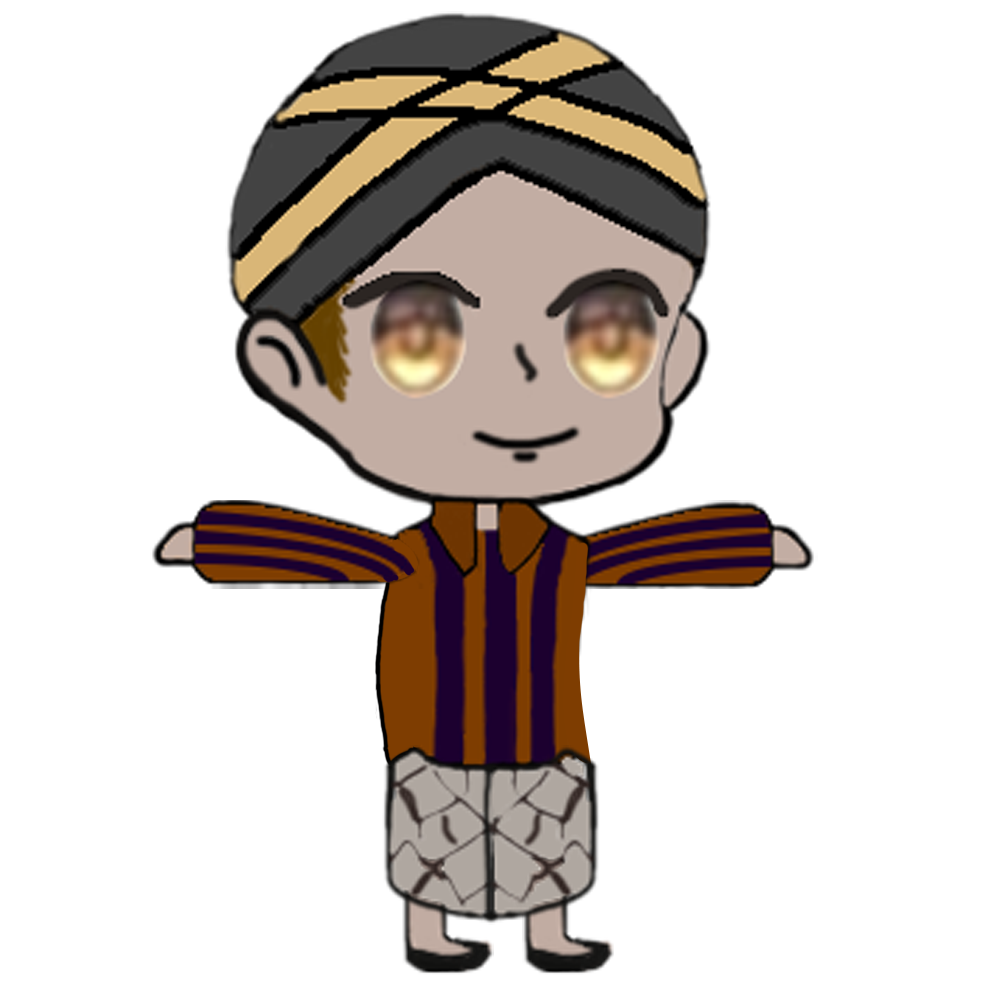
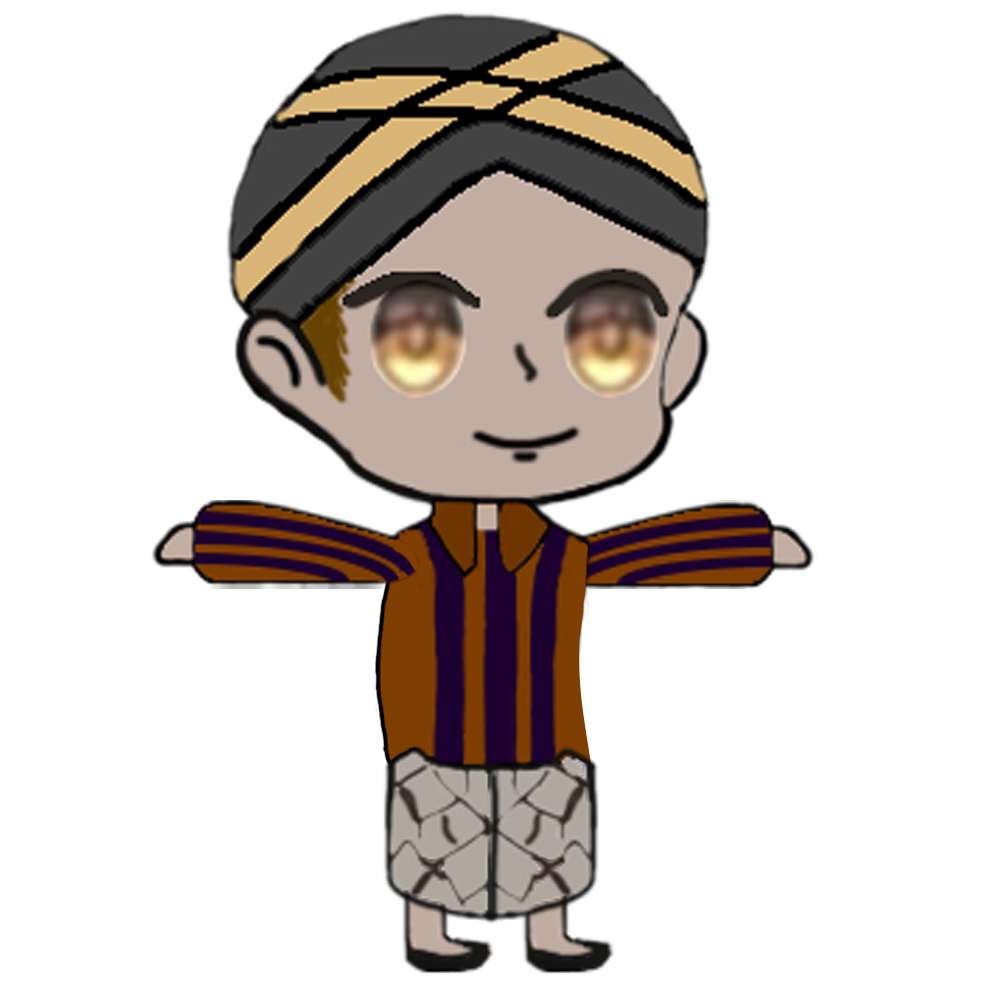
The second 1000px x 1000px image is a revision of the first. Changes to its layers:
moved "L-Right" above "R-Right" over <box>481,767,501,916</box>
